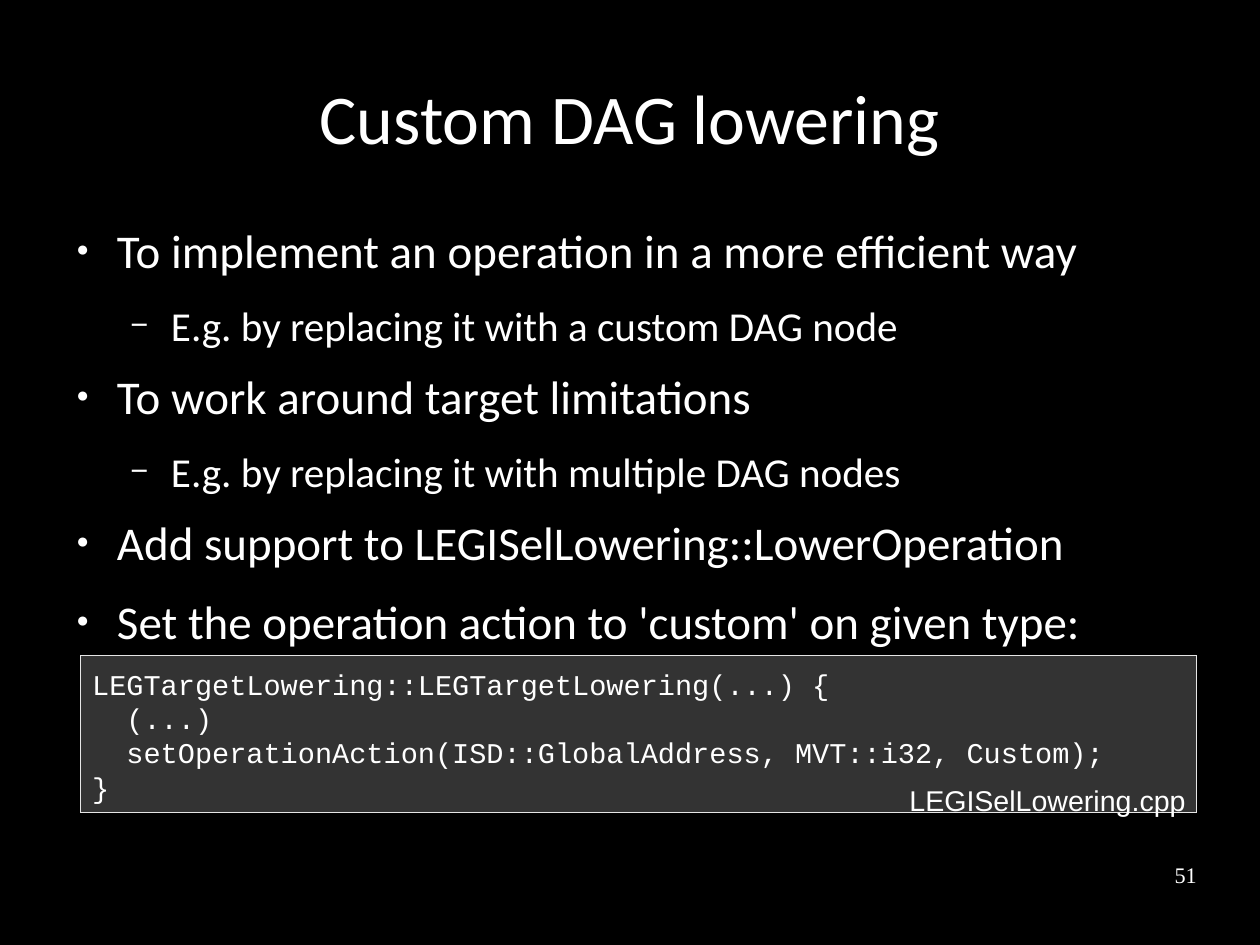
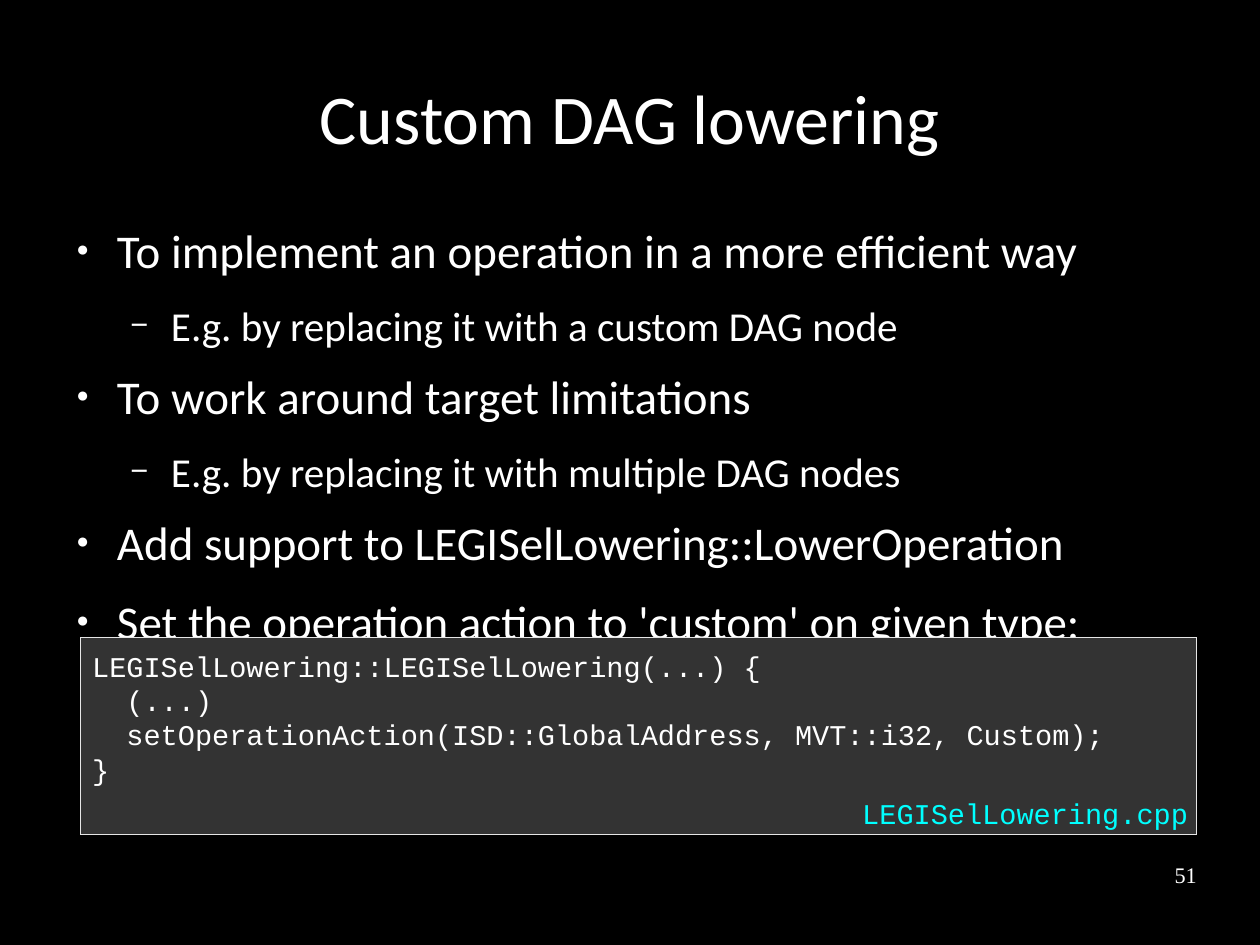
Before and after one commit to frasercrmck/llvm-leg, a slide deck: slide 51 of docs/Codeplay/Slides.odp. Drawn at 1260x945 pixels with LibreOffice and Linux fonts; fonts in the diff are those of the drawing. Boxes give left, top, right and bottom in pixels: in the first picture for what was removed or moved away, otherwise in the second. Text is boxed around its words. In the diff, an @@ line names an element or a change of style, - is before the commit and + after.

Commit message:
Fixing code text box / file name layout.

```diff
--- a/docs/Codeplay/Slides.odp
+++ b/docs/Codeplay/Slides.odp
@@ rectangle "LEGISelLowering::LEGISelLowering(...) {": place and size @@
-rectangle "LEGISelLowering::LEGISelLowering(...) {" at [81, 655, 1197, 812]
+rectangle "LEGISelLowering::LEGISelLowering(...) {" at [81, 638, 1197, 836]
@@ text in rectangle at [92, 656, 726, 683]: text changed @@
-LEGTargetLowering::LEGTargetLowering(...) {
+LEGISelLowering::LEGISelLowering(...) {
@@ text "LEGISelLowering.cpp": place and size @@
-text "LEGISelLowering.cpp" at [909, 790, 1185, 817]
+text "LEGISelLowering.cpp" at [862, 804, 1188, 830]
@@ text "LEGISelLowering.cpp" at [862, 804, 1188, 830]: font Arial to Courier New, text colour #FFFFFF to #00FFFF @@
```
Also in this commit, not shown: 12 other slides changed.
